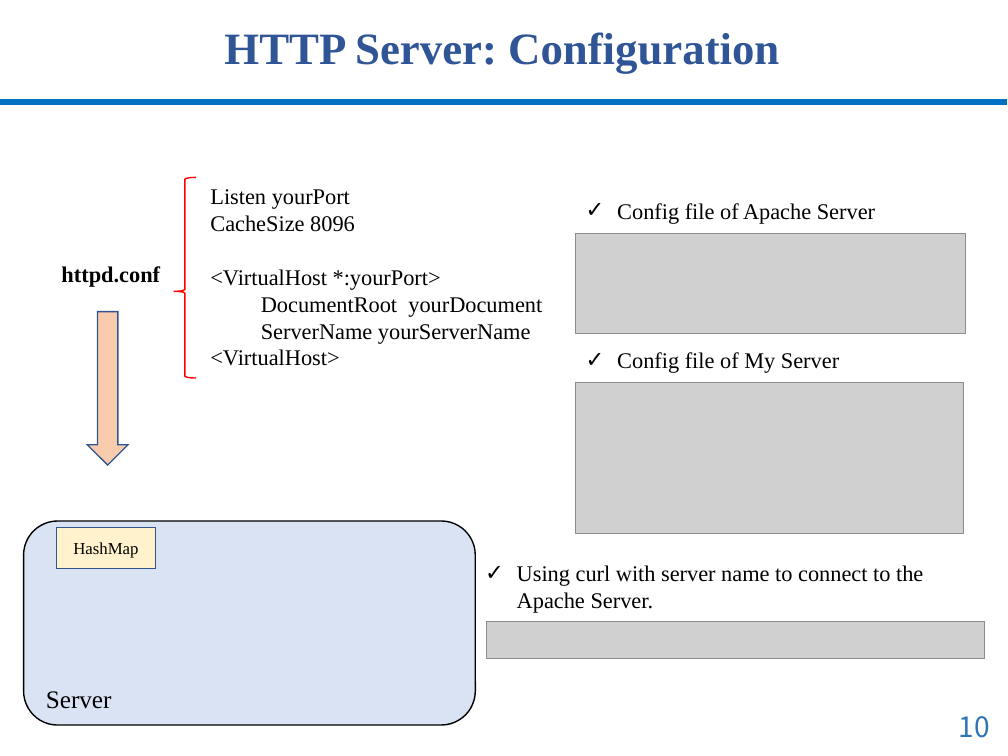
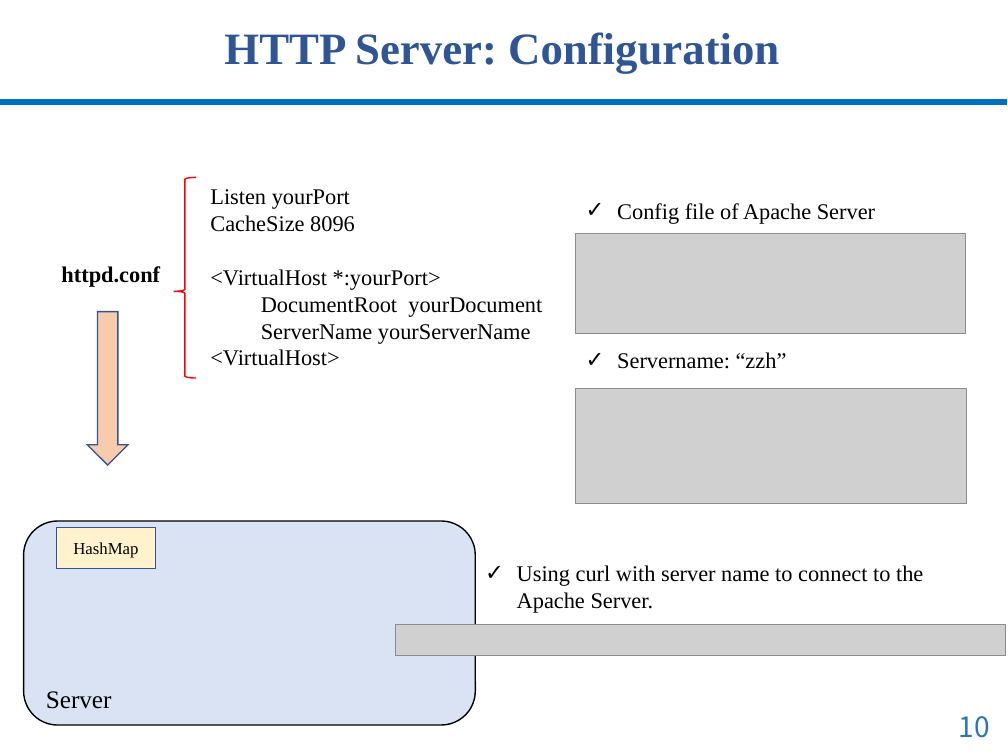
Before and after one commit to xiangq27/xiangq27.github.io, a slide deck: slide 10 of courses/cnns-xmuf21/files/assignments/assign3/overview-lab-three.pptx. Drawn at 1008x756 pixels with LibreOffice and Linux fonts; fonts in the diff are those of the drawing; grey boxes stand for pictures. Boxes give left, top, right and bottom in pixels: in the first picture for what was removed or moved away, otherwise in the second. Text is boxed around its words. In the diff, an @@ line names an element or a change of style, - is before the commit and + after.

```diff
--- a/courses/cnns-xmuf21/files/assignments/assign3/overview-lab-three.pptx
+++ b/courses/cnns-xmuf21/files/assignments/assign3/overview-lab-three.pptx
@@ text at (617,352,787,369): text changed @@
-✓ Config file of My Server
+✓ Servername: “zzh”
@@ picture: place and size @@
-picture at (576,383,963,533)
+picture at (576,388,967,504)
@@ picture: place and size @@
-picture at (487,622,985,659)
+picture at (395,625,1006,656)
```
Also in this commit, not shown: 8 other slides changed, 5 other files.
